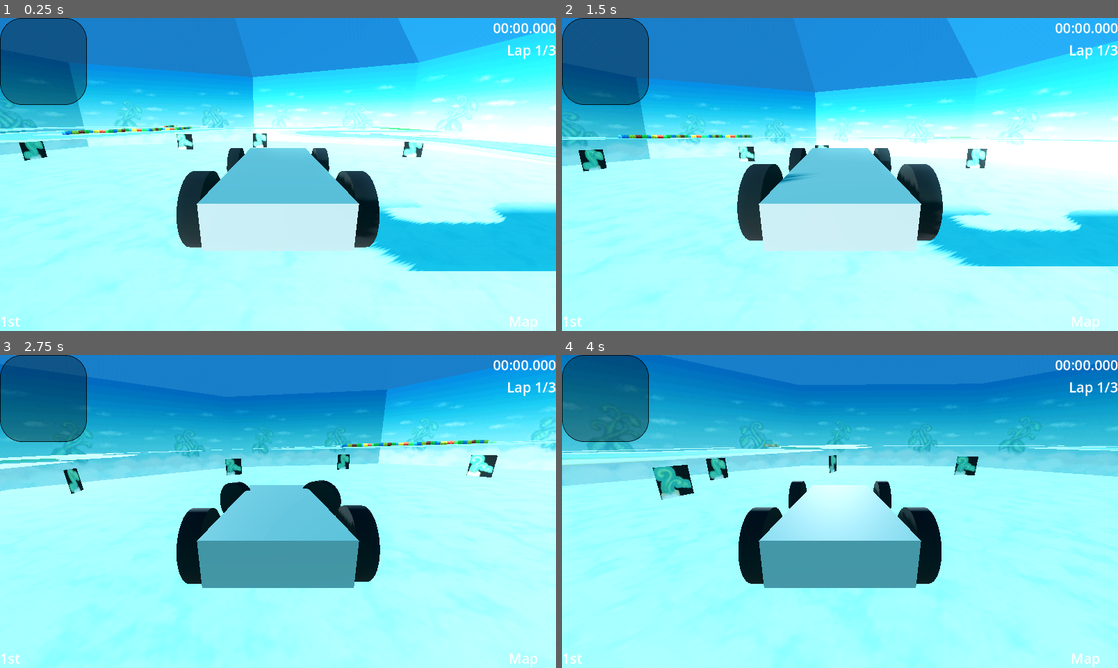
Above: before the commit, frames 1-4 (two rows, left to right).
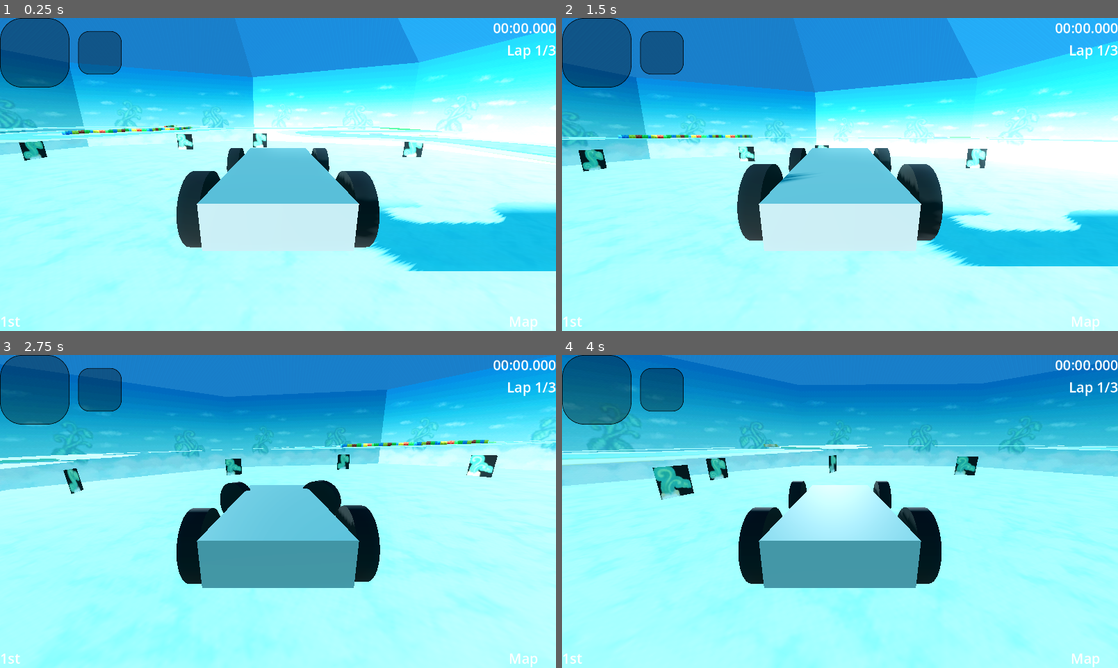
Above: after the commit, the same moments.

Repository: worcestertechnicalhighschool/kart-racer-origin
Game: Godot game, scene res://scenes/map_scenes/sky_garden_model.tscn
The game is run twice, just before and just after one commit, with the same random seed, the same clock (stepped at 60 frames per second) and the same inputs. This scene is started directly instead of the project's main scene.
Inputs:
- Up to frame 1 (0.25 s): no input
- Up to frame 2 (1.5 s): tap Enter (throw_item, bound only after the commit) at 0.5, 0.6 s; hold W (forward) from 0.53 s (still down); tap Shift (drift) at 1.35 s
- Up to frame 3 (2.75 s): tap Enter (throw_item, bound only after the commit) at 1.55, 2.1 s; release W (forward) at 2.03 s; hold A (left) from 2.03 s (still down)
- Up to frame 4 (4 s): tap Enter (throw_item, bound only after the commit) at 2.85, 3.8 s; release A (left) at 3.53 s; hold S (backward) from 3.53 s (still down); hold Shift (drift) from 3.53 s (still down)

The runs differ from the first frame. In frame 1, 2.3% of the frame differs, in the area x 0-22%, y 0-28%; in frame 2, 2.3%; in frame 3, 2.3%; in frame 4, 2.3%.
Error in both runs: Invalid access to property or key 'z' on a base object of type 'Nil'. (res://scripts/car.gd:70)

Commit message:
finished item box

Diff:
--- /dev/null
+++ b/assets/themes/inventory.tres
@@ -0,0 +1,17 @@
+[gd_resource type="Theme" load_steps=2 format=3 uid="uid://duf7yxuysg78p"]
+
+[sub_resource type="StyleBoxFlat" id="StyleBoxFlat_hon7w"]
+bg_color = Color(0, 0, 0, 0.329412)
+border_width_left = 2
+border_width_top = 2
+border_width_right = 2
+border_width_bottom = 2
+border_color = Color(0, 0, 0, 1)
+border_blend = true
+corner_radius_top_left = 50
+corner_radius_top_right = 50
+corner_radius_bottom_right = 50
+corner_radius_bottom_left = 50
+
+[resource]
+Panel/styles/panel = SubResource("StyleBoxFlat_hon7w")
--- a/project.godot
+++ b/project.godot
@@ -73,6 +73,11 @@
 "events": [Object(InputEventKey,"resource_local_to_scene":false,"resource_name":"","device":-1,"window_id":0,"alt_press …(195 unchanged characters)…
 ]
 }
+throw_item={
+"deadzone": 0.5,
+"events": [Object(InputEventKey,"resource_local_to_scene":false,"resource_name":"","device":-1,"window_id":0,"alt_pressed":false,"shift_pressed":false,"ctrl_pressed":false,"meta_pressed":false,"pressed":false,"keycode":0,"physical_keycode":4194309,"key_label":0,"unicode":0,"location":0,"echo":false,"script":null)
+]
+}
 
 [rendering]
 
--- a/scenes/map_scenes/curve_test.tscn
+++ b/scenes/map_scenes/curve_test.tscn
@@ -1,11 +1,12 @@
-[gd_scene load_steps=13 format=3 uid="uid://reojy8we20ey"]
+[gd_scene load_steps=17 format=3 uid="uid://reojy8we20ey"]
 
 [ext_resource type="PackedScene" uid="uid://dkuwcntbn4jl2" path="res://scenes/object_scenes/car.tscn" id="1_rflty"]
 [ext_resource type="Texture2D" uid="uid://b3jjiel6oe0xy" path="res://assets/images/skyboxes/skybox_finance.jpg" id="1_tl23f"]
-[ext_resource type="PackedScene" uid="uid://cwatj2d6r6oql" path="res://scenes/object_scenes/checkpoint.tscn" id="3_4kmce"]
+[ext_resource type="PackedScene" path="res://scenes/object_scenes/checkpoint.tscn" id="3_4kmce"]
 [ext_resource type="PackedScene" uid="uid://bgfoxm83j36w0" path="res://scenes/object_scenes/oil.tscn" id="3_85lhp"]
 [ext_resource type="PackedScene" uid="uid://cpyib23l6r8wp" path="res://scenes/object_scenes/bomb.tscn" id="4_uocss"]
-[ext_resource type="PackedScene" uid="uid://bl7yp56hkp8e6" path="res://scenes/object_scenes/item_box.tscn" id="5_vu073"]
+[ext_resource type="PackedScene" uid="uid://bl7yp56hkp8e6" path="res://scenes/object_scenes/item_box.tscn" id="6_ca5mw"]
+[ext_resource type="PackedScene" uid="uid://carm88pw5xfdy" path="res://scenes/object_scenes/boost_pad.tscn" id="7_xo5dg"]
 
 [sub_resource type="PanoramaSkyMaterial" id="PanoramaSkyMaterial_tl4ks"]
 panorama = ExtResource("1_tl23f")
@@ -166,3 +167,10 @@
 [node name="start_line" parent="Checkpoints" instance=ExtResource("3_4kmce")]
 transform = Transform3D(16.6533, 0, 0.379521, 0, 1, 0, -6.83138, 0, 0.925183, 351.933, 16.9868, 279.573)
 START_OR_FINISH_LINE = true
+
+[node name="ItemBox" parent="." instance=ExtResource("6_ca5mw")]
+transform = Transform3D(1, 0, 0, 0, 1, 0, 0, 0, 1, 346.731, 18.1979, 260.598)
+one_use = false
+
+[node name="BoostPad" parent="." instance=ExtResource("7_xo5dg")]
+transform = Transform3D(0.961994, 0, 0.273069, 0, 1, 0, -0.273069, 0, 0.961994, 343.081, 16.9717, 247.423)
--- a/scenes/object_scenes/bomb.tscn
+++ b/scenes/object_scenes/bomb.tscn
@@ -23,8 +23,6 @@
 
 [node name="bomb" type="RigidBody3D"]
 script = ExtResource("1_f6s3l")
-FUSE = 10
-LINGER = 2
 ONE_USE = false
 
 [node name="Timer" type="Timer" parent="."]
--- a/scenes/object_scenes/car.tscn
+++ b/scenes/object_scenes/car.tscn
@@ -3,7 +3,6 @@
 [ext_resource type="Script" path="res://scripts/car.gd" id="1_318nw"]
 [ext_resource type="PackedScene" uid="uid://bmwh6n8gr4wvd" path="res://scenes/ui_scenes/car_ui.tscn" id="2_1w8et"]
 [ext_resource type="PackedScene" uid="uid://cu6oq4whbnukt" path="res://scenes/ui_scenes/menus/pause_menu.tscn" id="3_8ffs4"]
-[ext_resource type="PackedScene" uid="uid://46f5221jq06n" path="res://scenes/ui_scenes/inventory.tscn" id="4_3gxtt"]
 
 [sub_resource type="BoxMesh" id="BoxMesh_ibdse"]
 
@@ -91,3 +90,5 @@
 [node name="PauseCooldownTimer" type="Timer" parent="."]
 
 [node name="PauseCooldownTimer2" type="Timer" parent="."]
+
+[node name="ThrownObjects" type="Node" parent="."]
--- a/scenes/object_scenes/item_box.tscn
+++ b/scenes/object_scenes/item_box.tscn
@@ -55,6 +55,7 @@
 material_override = SubResource("StandardMaterial3D_pcbnn")
 
 [node name="Area3D" type="Area3D" parent="."]
+transform = Transform3D(1, 0, 0, 0, 1.54429, 0, 0, 0, 1, 0, 0, 0)
 
 [node name="CollisionShape3D" type="CollisionShape3D" parent="Area3D"]
 transform = Transform3D(1, 0, 0, 0, 2, 0, 0, 0, 1, 0, 0, 0)
--- a/scenes/ui_scenes/inventory.tscn
+++ b/scenes/ui_scenes/inventory.tscn
@@ -1,8 +1,9 @@
 [gd_scene load_steps=4 format=3 uid="uid://46f5221jq06n"]
 
+[ext_resource type="Theme" uid="uid://duf7yxuysg78p" path="res://assets/themes/inventory.tres" id="1_h1nb1"]
 [ext_resource type="Script" path="res://scripts/inventory.gd" id="1_tggrm"]
 
-[sub_resource type="StyleBoxFlat" id="StyleBoxFlat_hon7w"]
+[sub_resource type="StyleBoxFlat" id="StyleBoxFlat_duiib"]
 bg_color = Color(0, 0, 0, 0.329412)
 border_width_left = 2
 border_width_top = 2
@@ -10,24 +11,44 @@
 border_width_bottom = 2
 border_color = Color(0, 0, 0, 1)
 border_blend = true
-corner_radius_top_left = 50
-corner_radius_top_right = 50
-corner_radius_bottom_right = 50
-corner_radius_bottom_left = 50
+corner_radius_top_left = 25
+corner_radius_top_right = 25
+corner_radius_bottom_right = 25
+corner_radius_bottom_left = 25
 
-[sub_resource type="Theme" id="Theme_qkp7c"]
-Panel/styles/panel = SubResource("StyleBoxFlat_hon7w")
-
-[node name="Inventory" type="Panel"]
-offset_right = 200.0
-offset_bottom = 200.0
-theme = SubResource("Theme_qkp7c")
+[node name="Inventory" type="Control"]
+layout_mode = 3
+anchors_preset = 0
+offset_right = 281.0
+offset_bottom = 160.0
 script = ExtResource("1_tggrm")
 
-[node name="Label" type="Label" parent="."]
+[node name="Slot2" type="Panel" parent="."]
 layout_mode = 0
-offset_left = 6.0
-offset_top = 34.0
-offset_right = 196.0
-offset_bottom = 168.0
+offset_left = 180.0
+offset_top = 30.0
+offset_right = 280.0
+offset_bottom = 130.0
+theme_override_styles/panel = SubResource("StyleBoxFlat_duiib")
+
+[node name="Label" type="Label" parent="Slot2"]
+layout_mode = 0
+offset_left = 16.0
+offset_top = 11.0
+offset_right = 89.0
+offset_bottom = 82.0
 autowrap_mode = 1
+
+[node name="Slot1" type="Panel" parent="."]
+layout_mode = 0
+offset_right = 160.0
+offset_bottom = 160.0
+theme = ExtResource("1_h1nb1")
+
+[node name="Label" type="Label" parent="Slot1"]
+layout_mode = 0
+offset_left = 18.0
+offset_top = 17.0
+offset_right = 142.0
+offset_bottom = 130.0
+autowrap_mode = 1
--- /dev/null
+++ b/scenes/ui_scenes/transitions/inventory_slot_2.tres
@@ -0,0 +1,3 @@
+[gd_resource type="Theme" format=3 uid="uid://171uu5oj5dq3"]
+
+[resource]
--- a/scripts/car.gd
+++ b/scripts/car.gd
@@ -25,7 +25,7 @@
 @onready var flwheel = $FrontLeftWheel
 @onready var frwheel = $FrontRightWheel
 @onready var camera = $Cameras/FrontCamera
-@export var inventory = []
+@export var inventory = ["", ""]
 @export var MAX_STEER = 0.9
 @export var ENGINE_POWER = 500
 @onready var ui = $Ui
--- a/scripts/inventory.gd
+++ b/scripts/inventory.gd
@@ -1,8 +1,28 @@
-extends Panel
+extends Control
+
+const BOMB = preload("res://scenes/object_scenes/bomb.tscn")
+const SHELL = preload("res://scenes/object_scenes/shell.tscn")
 
 func _process(_delta: float) -> void:
 	var Ui = $".."
 	var Car = $"../.."
 
-	if Car.inventory:
-		$"./Label".text = Car.inventory[0]
+	$"./Slot1/Label".text = Car.inventory[0]
+	$"./Slot2/Label".text = Car.inventory[1]
+
+	if Input.is_action_just_pressed("throw_item"):
+		var instance
+
+		if Car.inventory[0] == "shell":
+			instance = SHELL.instantiate()
+		if Car.inventory[0] == "bomb":
+			instance = BOMB.instantiate()
+
+		if instance:
+			instance.linear_velocity = Vector3(Car.linear_velocity.x, 3, Car.linear_velocity.z)
+			instance.position = Vector3(Car.position.x, Car.position.y + 1, Car.position.z)
+			Car.find_child("ThrownObjects").add_child(instance)
+
+		Car.inventory[0] = Car.inventory[1]
+
+		Car.inventory[1] = ""
--- a/scripts/item_box.gd
+++ b/scripts/item_box.gd
@@ -1,4 +1,6 @@
 extends Node3D
+
+@export var one_use = true
 
 @onready var original_position = position
 var list_of_throwables = ["shell", "bomb"]
@@ -9,9 +11,15 @@
 	if body is VehicleBody3D:
 
 		var random_number = RNG.randi_range(0, len(list_of_throwables) - 1)
-		body.inventory = [list_of_throwables[random_number]]
 
-		queue_free()
+		if body.inventory[0]:
+			if not body.inventory[1]:
+				body.inventory[1] = list_of_throwables[random_number]
+		else:
+			body.inventory[0] = list_of_throwables[random_number]
+
+		if one_use:
+			queue_free()
 
 func _process(_delta: float) -> void:
 	if not tween_playing:
